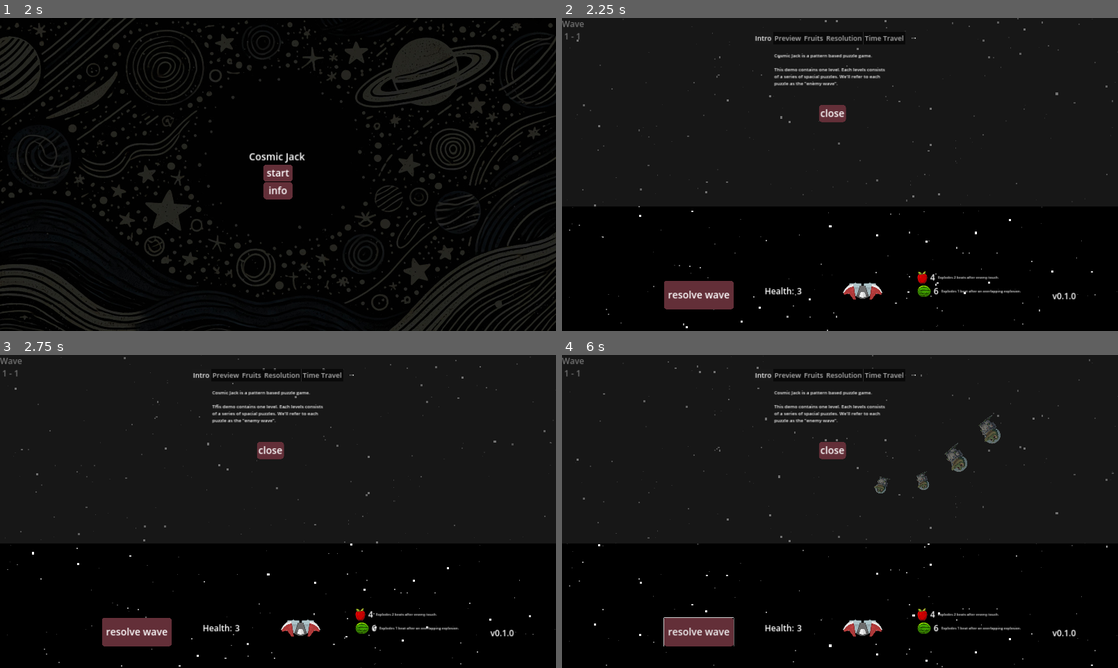
Above: before the commit, frames 1-4 (two rows, left to right).
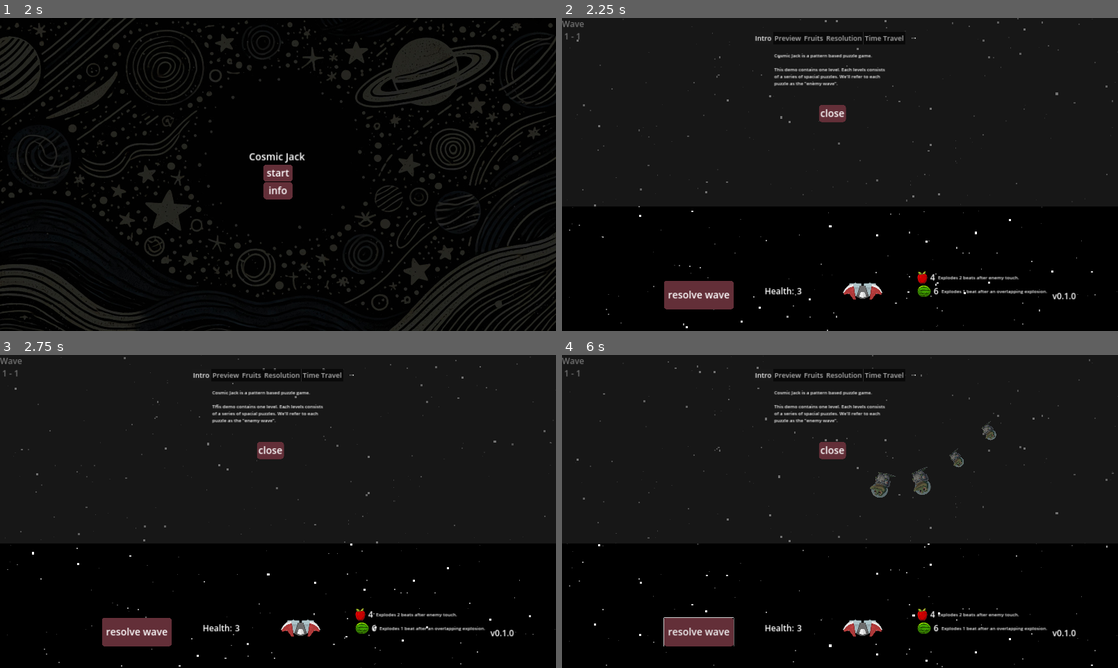
Above: after the commit, the same moments.

Repository: moby-it/cosmic-jack
Game: Godot game, scene res://main.tscn
Two runs of this game, one before a commit and one after it. Both use one fixed random seed, a clock stepped at 60 frames per second and the inputs below.
Inputs (mouse positions are in pixels of both pictures, inside the frame that each line leads up to):
- Up to frame 1 (2 s): tap Enter at 0.5 s; move the mouse to (400, 158) at 0.52 s; hold Up (ui_up) 0.53-1.25 s; tap O at 0.6 s; click (400, 158) at 0.67 s; click (278, 221) at 1.25 s
- Up to frame 2 (2.25 s): click "start" at 2 s
- Up to frame 3 (2.75 s): no input
- Up to frame 4 (6 s): click "resolve wave" at 2.75 s; drag from (728, 527) to (1067, 420) at 3.52 s; move the mouse to (895, 442) at 4.27 s; hold Up (ui_up) 4.28-5 s; tap Shift at 4.35 s; drag from (812, 574) to (990, 430) at 5.02 s; move the mouse to (1006, 558) at 5.77 s; hold Down (ui_down) from 5.78 s (still down); hold Ctrl from 5.78 s (still down)

Frame 1 is identical in both runs. In frame 2, 0.3% of the frame differs, in the area x 67-88%, y 82-89%; in frame 3, 0.3%; in frame 4, 0.9%, in the area x 55-88%, y 19-89%.

Commit message:
iterating again in sound sync.

Diff:
--- a/enemies/croc/croc.gd
+++ b/enemies/croc/croc.gd
@@ -15,8 +15,8 @@
 
 func create_animation():
 	var tween := self.create_tween().set_loops()
-	tween.tween_property(self, "scale", Vector2(1.5, 1.5), BpmManager.seconds_per_beat * 2).set_trans(Tween.TRANS_SPRING).set_delay(BpmManager.time_to_next_beat)
-	tween.tween_property(self, "scale", Vector2(1, 1), BpmManager.seconds_per_beat * 2).set_trans(Tween.TRANS_SPRING).set_delay(BpmManager.time_to_next_beat)
+	tween.tween_property(self, "scale", Vector2(1.5, 1.5), BpmManager.seconds_per_beat * 2).set_trans(Tween.TRANS_SPRING)
+	tween.tween_property(self, "scale", Vector2(1, 1), BpmManager.seconds_per_beat * 2).set_trans(Tween.TRANS_SPRING)
 	tween.bind_node(self)
 
 func disable_collision():
--- a/levels/level.gd
+++ b/levels/level.gd
@@ -177,6 +177,11 @@
 	round_status = ROUND_STATUS.PREVIEW if preview else ROUND_STATUS.RESOLVING
 	wave_audio.stream = load(wave.audio_track)
 	BpmManager.bpm = wave.bpm
+	BpmManager.seconds_per_beat = 60.0 / wave.bpm
+	BpmManager.time_begin = Time.get_ticks_usec()
+	BpmManager.time_delay = AudioServer.get_time_to_next_mix() + AudioServer.get_output_latency()
+	BpmManager.time_delay = AudioServer.get_time_to_next_mix() + AudioServer.get_output_latency()
+	print("Output latency %s ms" % (AudioServer.get_output_latency() * 1000))
 	print("wave bpm %s" % wave.bpm)
 	BpmManager.seconds_per_beat = 60.0 / wave.bpm
 	wave_audio.play()
--- a/levels/level.tscn
+++ b/levels/level.tscn
@@ -64,7 +64,7 @@
 grow_vertical = 0
 script = ExtResource("6_n7bey")
 
-[node name="Frames" type="Label" parent="."]
+[node name="FPS Counter" type="Label" parent="."]
 visible = false
 anchors_preset = 3
 anchor_left = 1.0
--- a/project.godot
+++ b/project.godot
@@ -14,6 +14,10 @@
 run/main_scene="res://main.tscn"
 config/features=PackedStringArray("4.3", "Forward Plus")
 config/icon="res://icon.svg"
+
+[audio]
+
+driver/output_latency=1
 
 [autoload]
 
--- a/singletons/bpm_manager.gd
+++ b/singletons/bpm_manager.gd
@@ -2,30 +2,30 @@
 
 var beat = 0
 var bpm: int
-var time_accumulator := 0.0
-
+var time_begin: int
+var time_delay: int
 var next_beat_time = 0.0
 var seconds_per_beat: float
-var time_to_next_beat = 0.0
+
 signal on_beat
 
 # Called every frame. 'delta' is the elapsed time since the previous frame.
 func _process(delta: float) -> void:
 	if not bpm:
 		return
-	time_accumulator += delta
-	time_to_next_beat -= delta
-	if time_accumulator >= next_beat_time:
-		time_to_next_beat = seconds_per_beat
+	var time = (Time.get_ticks_usec() - time_begin) / 1000000.0
+	time -= time_delay
+	if time >= next_beat_time:
 		on_beat.emit(beat)
 		next_beat_time += seconds_per_beat
 		beat += 1
 		print("on beat %s" % beat)
-		print(Time.get_ticks_msec())
+		print("time %s" % time)
 
 func reset():
 	bpm = 0
-	time_accumulator = AudioServer.get_output_latency()
+	time_begin = 0
+	time_delay = 0
 	next_beat_time = 0.0
 	seconds_per_beat = 0.0
 	beat = 0
--- a/singletons/fruits.gd
+++ b/singletons/fruits.gd
@@ -46,7 +46,7 @@
 
 		var tooltip = Label.new()
 		tooltip.text = tooltips[key]
-		tooltip.add_theme_font_size_override("font_size",24)
+		tooltip.add_theme_font_size_override("font_size", 32)
 		container.add_child(tooltip)
 
 		node.add_child(container)
